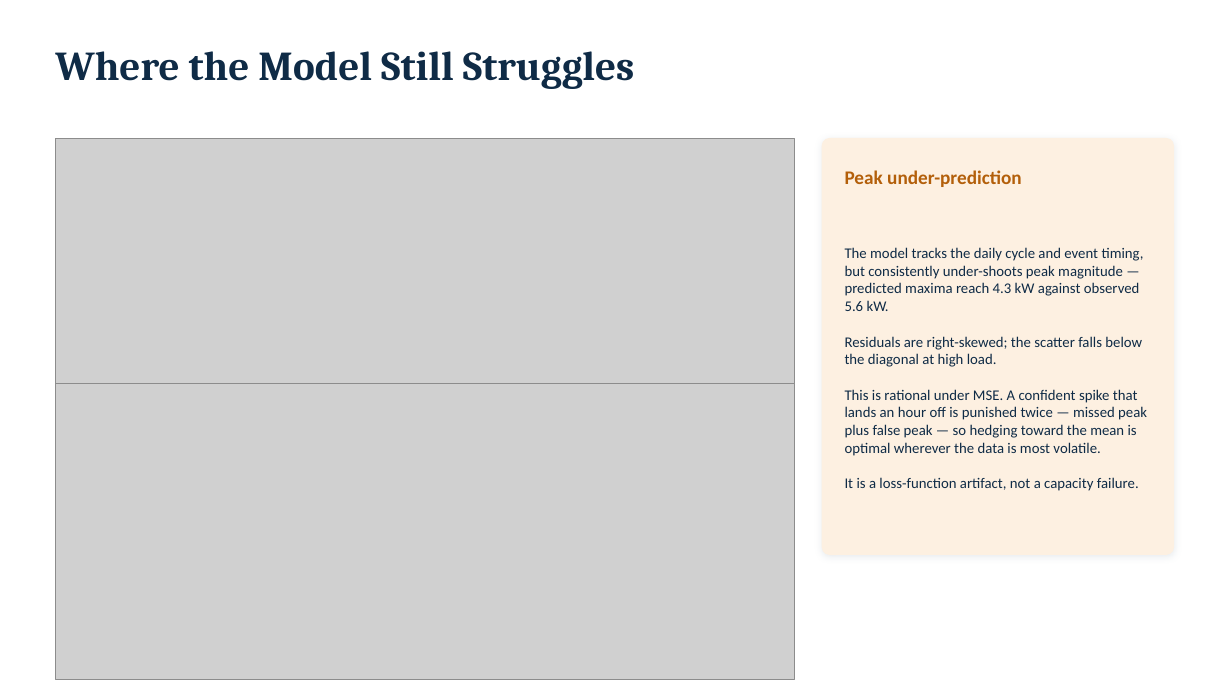
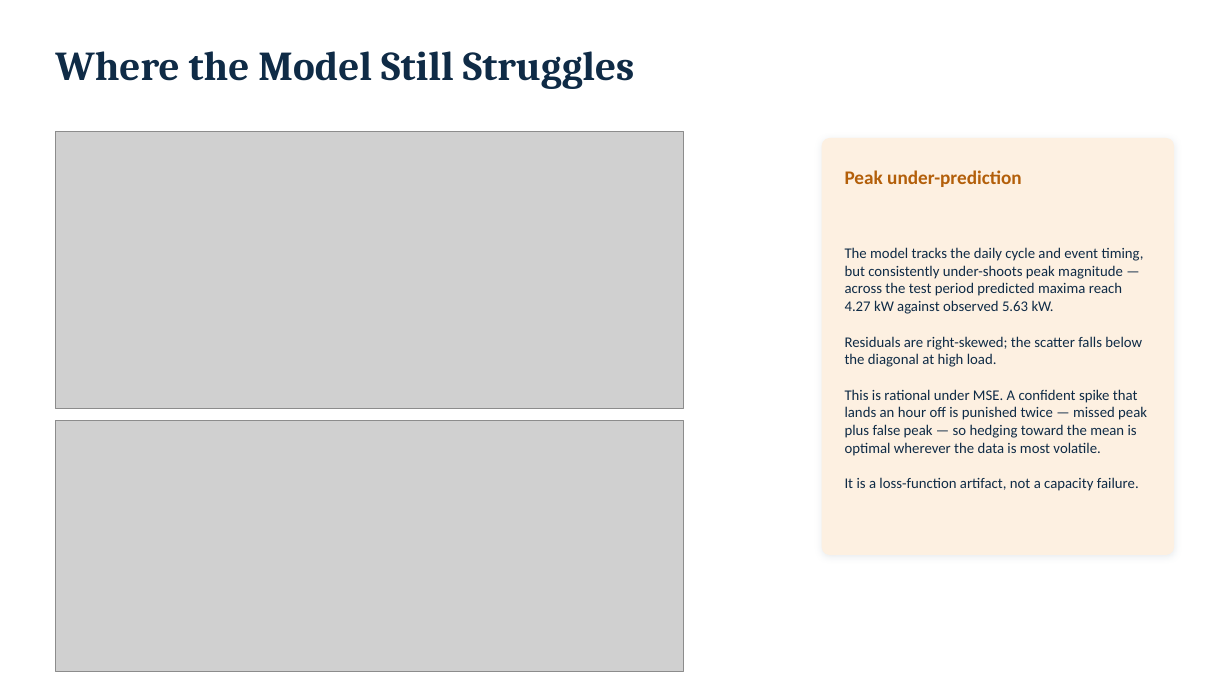
Before and after one commit to Ciaracam/612-Group-Project, a slide deck: slide 10 of presentation/MSML612_final_presentation.pptx. Drawn at 1232x693 pixels with LibreOffice and Linux fonts; fonts in the diff are those of the drawing; grey boxes stand for pictures. Boxes give left, top, right and bottom in pixels: in the first picture for what was removed or moved away, otherwise in the second. Text is boxed around its words. In the diff, an @@ line names an element or a change of style, - is before the commit and + after.

```diff
--- a/presentation/MSML612_final_presentation.pptx
+++ b/presentation/MSML612_final_presentation.pptx
@@ picture: place and size @@
-picture at box(55, 139, 795, 466)
+picture at box(55, 131, 684, 409)
@@ text at box(845, 247, 1144, 314): text changed @@
-The model tracks the daily cycle and event timing, but consistently under-shoots peak magnitude — predicted maxima reach 4.3 kW against observed 5.6 kW.
+The model tracks the daily cycle and event timing, but consistently under-shoots peak magnitude — across the test period predicted maxima reach 4.27 kW against observed 5.63 kW.
@@ picture: place and size @@
-picture at box(55, 384, 795, 679)
+picture at box(55, 421, 684, 672)
```
Also in this commit, not shown: 5 other files.
